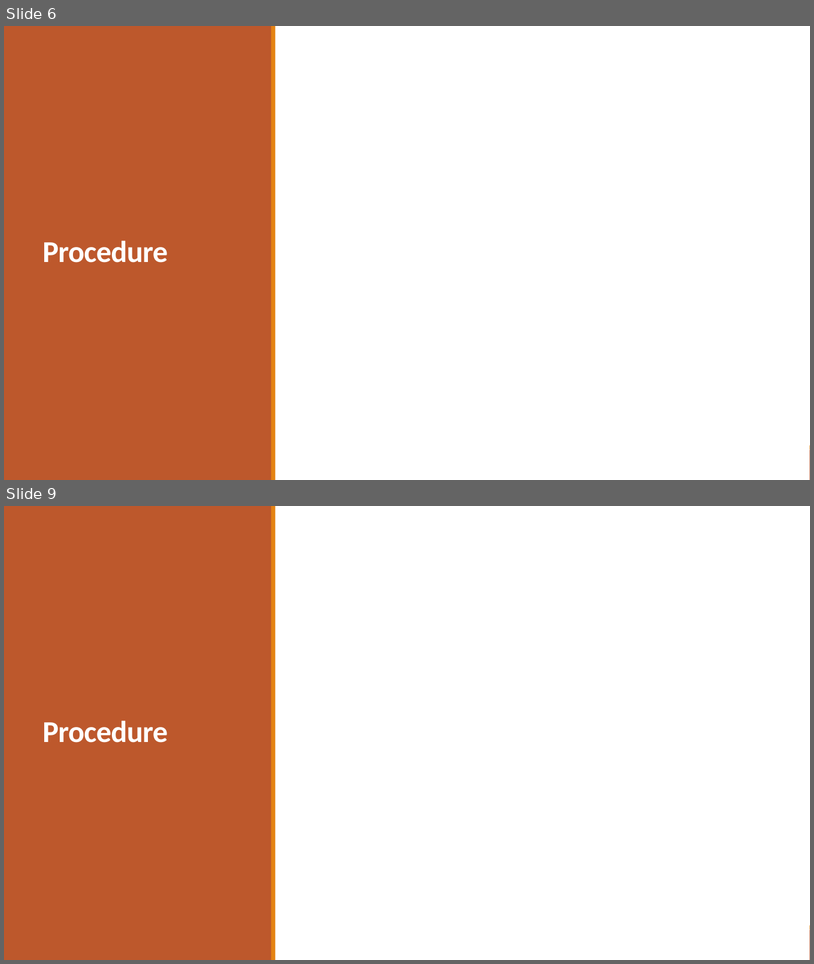
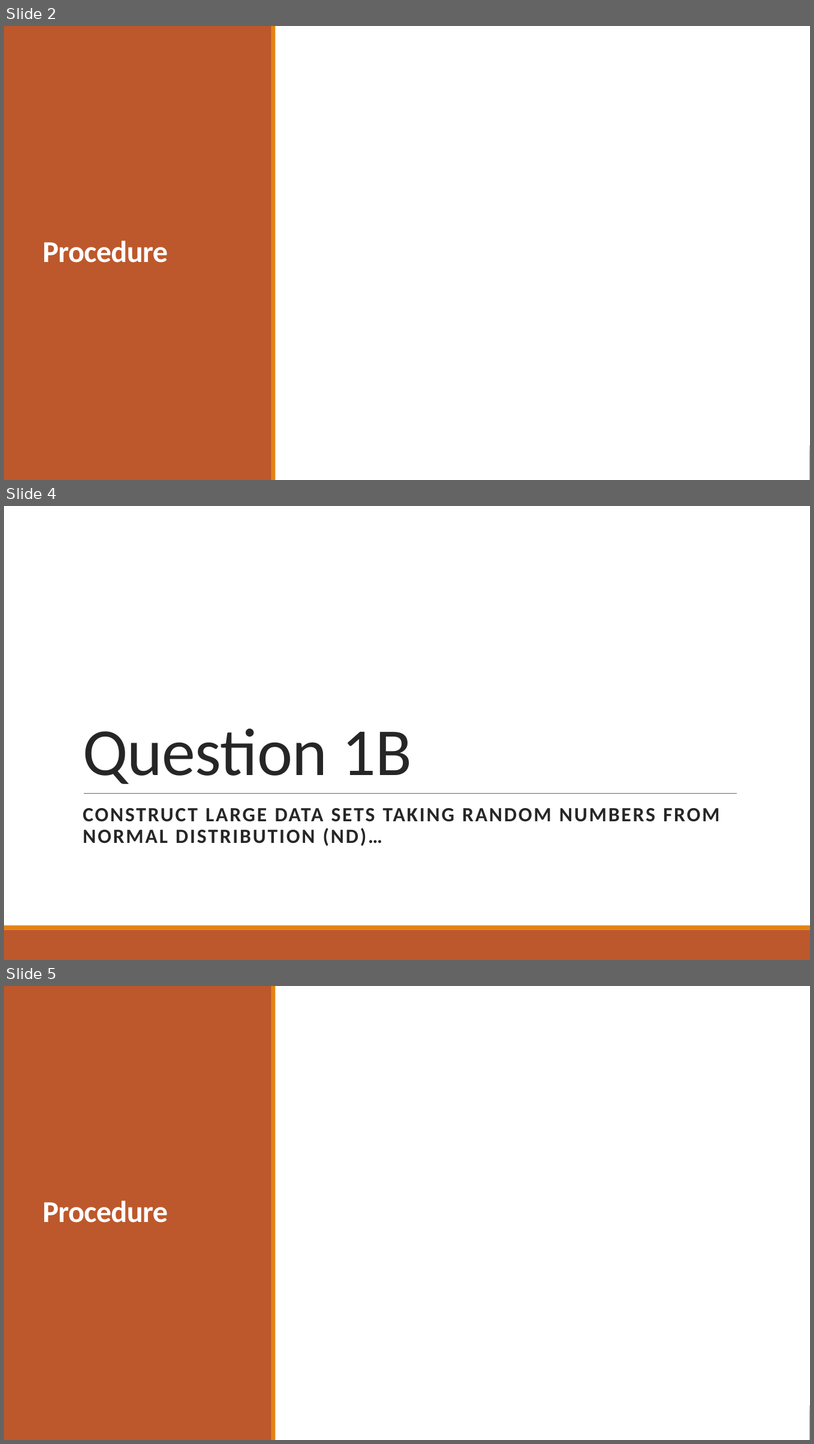
Before and after one commit to ayndp657/ALGORITHMLAB, a slide deck: Assignment 1/Assignment Presentation.pptx. Shown one above the other, each under a label of ours: slides 6 and 9 before the commit, slides 2, 4 and 5 after it; the slides between them are not shown. The pictures are 814x964 and 814x1444 pixels, drawn with LibreOffice and Linux fonts; fonts in the diff are those of the drawing; grey boxes stand for pictures; background and template pictures are left out. Boxes give left, top, right and bottom in pixels: in the first picture for what was removed or moved away, otherwise in the second. Text is boxed around its words. In the diff, an @@ line names an element or a change of style, - is before the commit and + after.

```diff
--- a/Assignment 1/Assignment Presentation.pptx
+++ b/Assignment 1/Assignment Presentation.pptx
@@ slide 4 added at (4,506,810,960), background picture (left out) @@
@@ title added at (83,728,412,784), 80 pt, text #262626 @@
+Question 1B
@@ line added from (84, 793) to (737, 793), #808080 0.5 pt @@
@@ line added from (84, 793) to (737, 793), #637052 0.5 pt @@
@@ subtitle added at (83,808,720,846), 24 pt, text #262626, bold @@
+CONSTRUCT LARGE DATA SETS TAKING RANDOM NUMBERS FROM NORMAL DISTRIBUTION (ND)…
@@ rectangle added at (4,925,810,930), fill #E48312 @@
@@ rectangle added at (4,930,810,960), fill #BD582C @@
@@ what was slide 6 is now slide 2 @@
@@ what was slide 9 is now slide 5 @@
```
Also in this commit, not shown: 1 slide changed, 15 other slides added, 5 other files.
